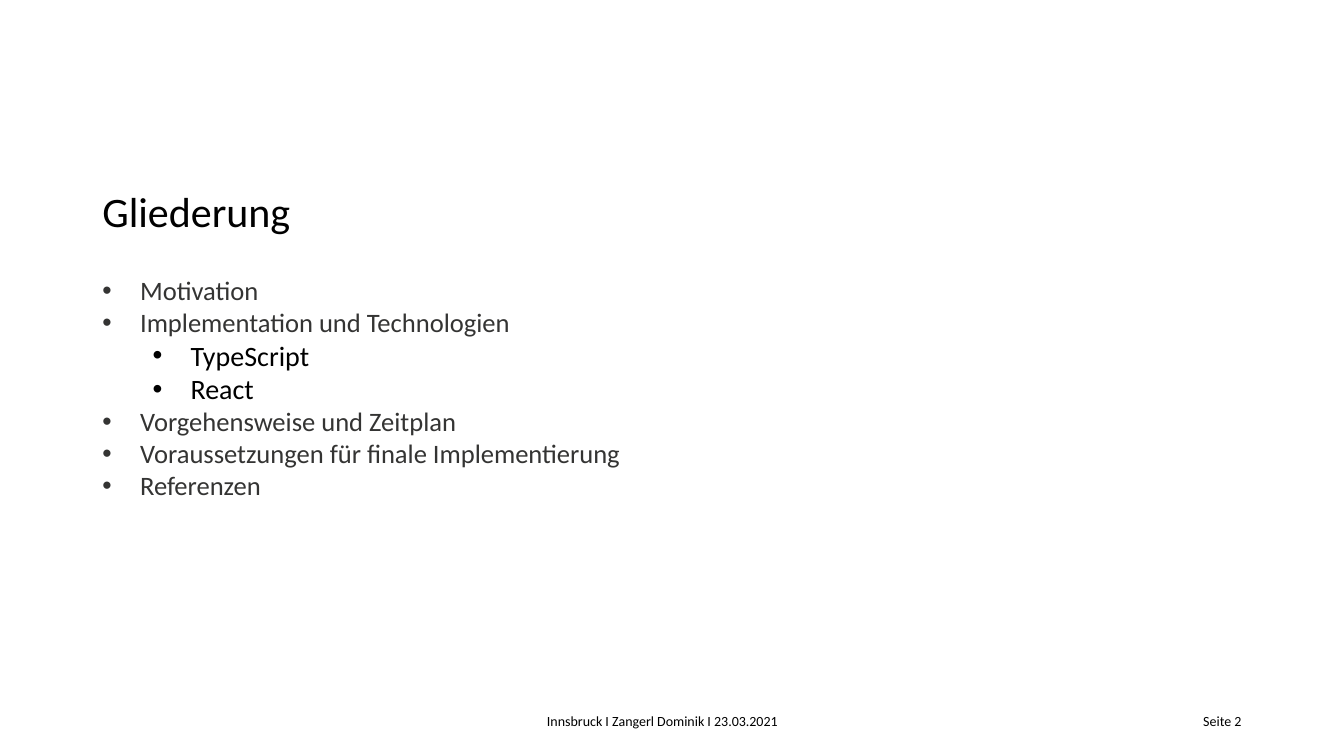
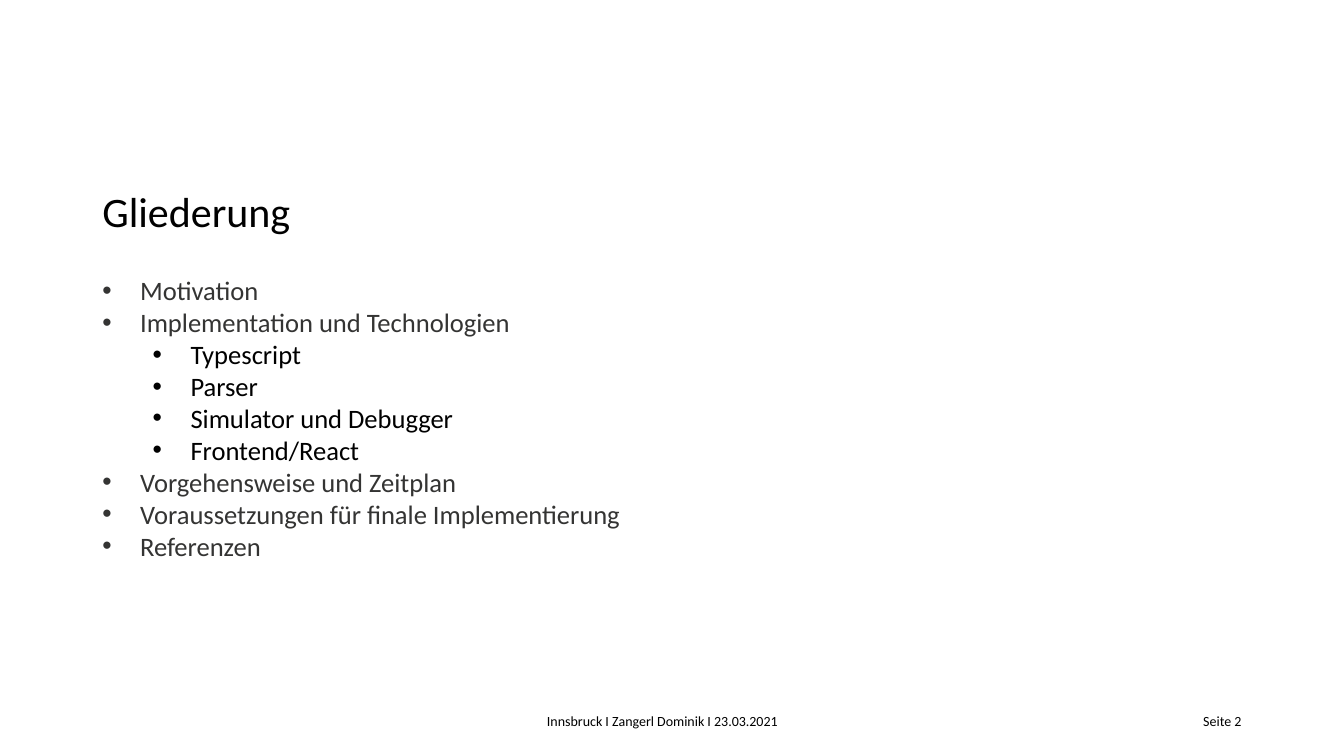
Before and after one commit to Koro95/ARM-Simulator, a slide deck: slide 2 of Latex/Initialpraesentation_Zangerl_Dominik.pptx. Drawn at 1344x756 pixels with LibreOffice and Linux fonts; fonts in the diff are those of the drawing; background and template pictures are left out. Boxes give left, top, right and bottom in pixels: in the first picture for what was removed or moved away, otherwise in the second. Text is boxed around its words. In the diff, an @@ line names an element or a change of style, - is before the commit and + after.

```diff
--- a/Latex/Initialpraesentation_Zangerl_Dominik.pptx
+++ b/Latex/Initialpraesentation_Zangerl_Dominik.pptx
@@ subtitle at [191, 345, 453, 461]: text changed; size 20 to 19 pt @@
-  • TypeScript
-  • React
+  • Typescript
+  • Parser
+  • Simulator und Debugger
+  • Frontend/React
```
Also in this commit, not shown: 3 other slides changed, 9 other files.
